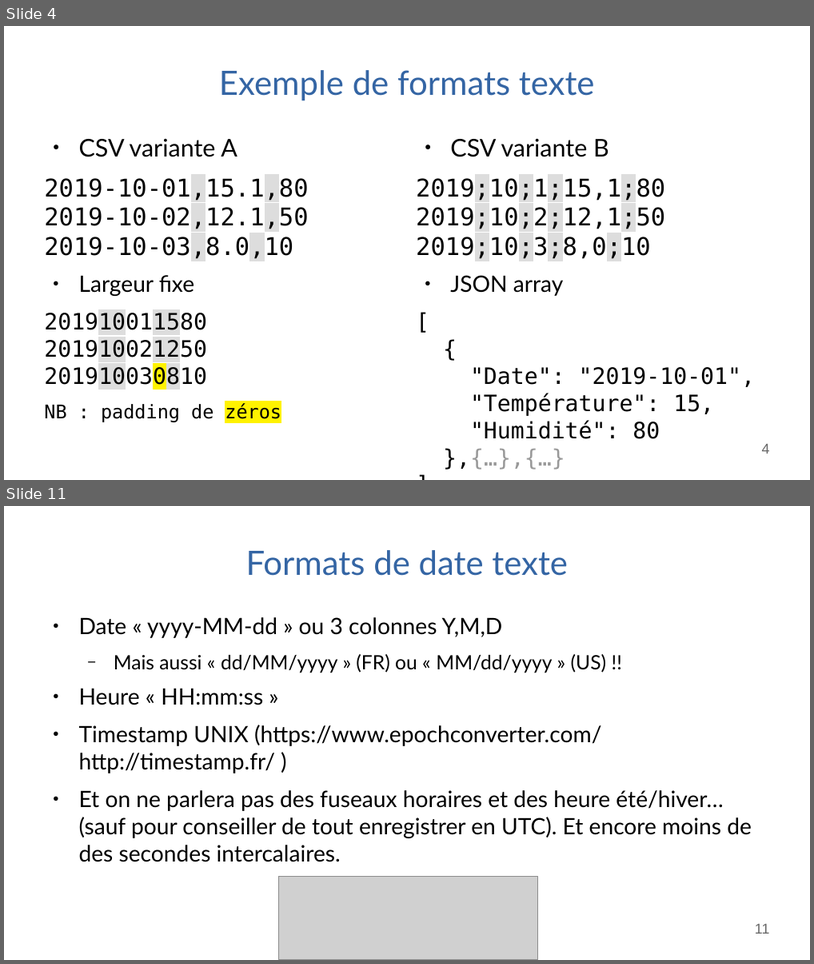
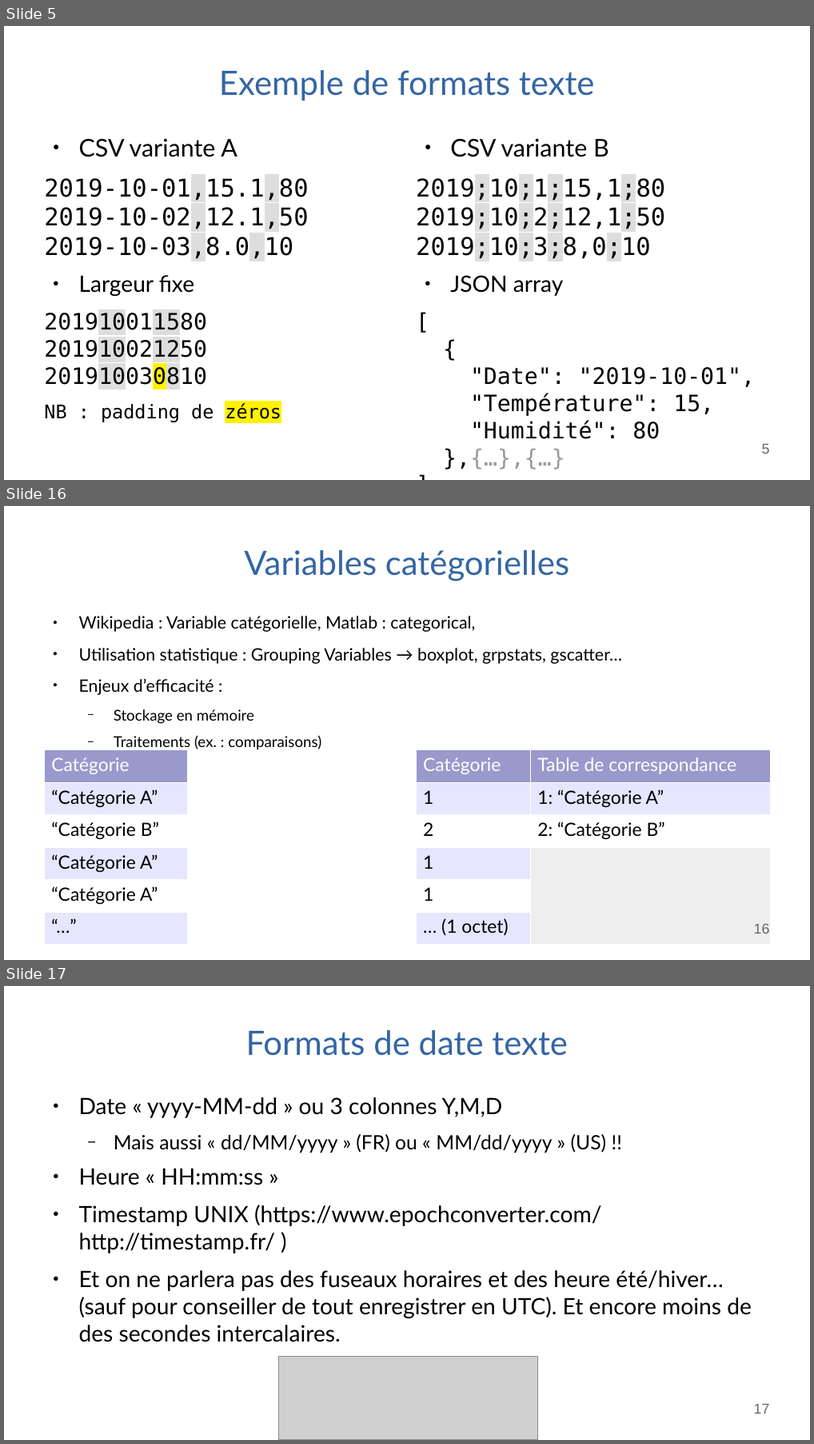
Before and after one commit to pierre-haessig/matlab-data-course, a slide deck: BE Data diapos.odp. Shown one above the other, each under a label of ours: slides 4 and 11 before the commit, slides 5, 16 and 17 after it; the slides between them are not shown. The pictures are 814x964 and 814x1444 pixels, drawn with LibreOffice and Linux fonts; fonts in the diff are those of the drawing; grey boxes stand for pictures. Boxes give left, top, right and bottom in pixels: in the first picture for what was removed or moved away, otherwise in the second. Text is boxed around its words. In the diff, an @@ line names an element or a change of style, - is before the commit and + after.

```diff
--- a/BE Data diapos.odp
+++ b/BE Data diapos.odp
@@ slide 16 added at (4, 506, 810, 960), background #FFFFFF @@
@@ title added at (244, 550, 570, 581), 33 pt, text #3465A4 @@
+Variables catégorielles
@@ text added at (79, 616, 622, 749), 16.8 pt, text #000000 @@
+● Wikipedia : Variable catégorielle, Matlab : categorical,
+● Utilisation statistique : Grouping Variables → boxplot, grpstats, gscatter…
+● Enjeux d’efficacité :
+  − Stockage en mémoire
+  − Traitements (ex. : comparaisons)
@@ table added at (44, 750, 187, 920), 6 rows, 1 columns @@
+Catégorie
+“Catégorie A”
+“Catégorie B”
+“Catégorie A”
+“Catégorie A”
+“…”
@@ table added at (417, 750, 771, 938), 6 rows, 2 columns @@
+Catégorie | Table de correspondance
+1 | 1: “Catégorie A”
+2 | 2: “Catégorie B”
+1 | 
+1 | 
+… (1 octet) | 
@@ page number added at (754, 923, 770, 933), 14 pt, text #666666 @@
+16
@@ what was slide 4 is now slide 5 @@
@@ page number at (762, 444, 770, 453): text changed @@
-4
+5
@@ what was slide 11 is now slide 17 @@
@@ page number at (754, 1404, 770, 1413): text changed @@
-11
+17
```
Also in this commit, not shown: 7 slides changed, 9 other slides added, 6 slides removed, 5 other files.
